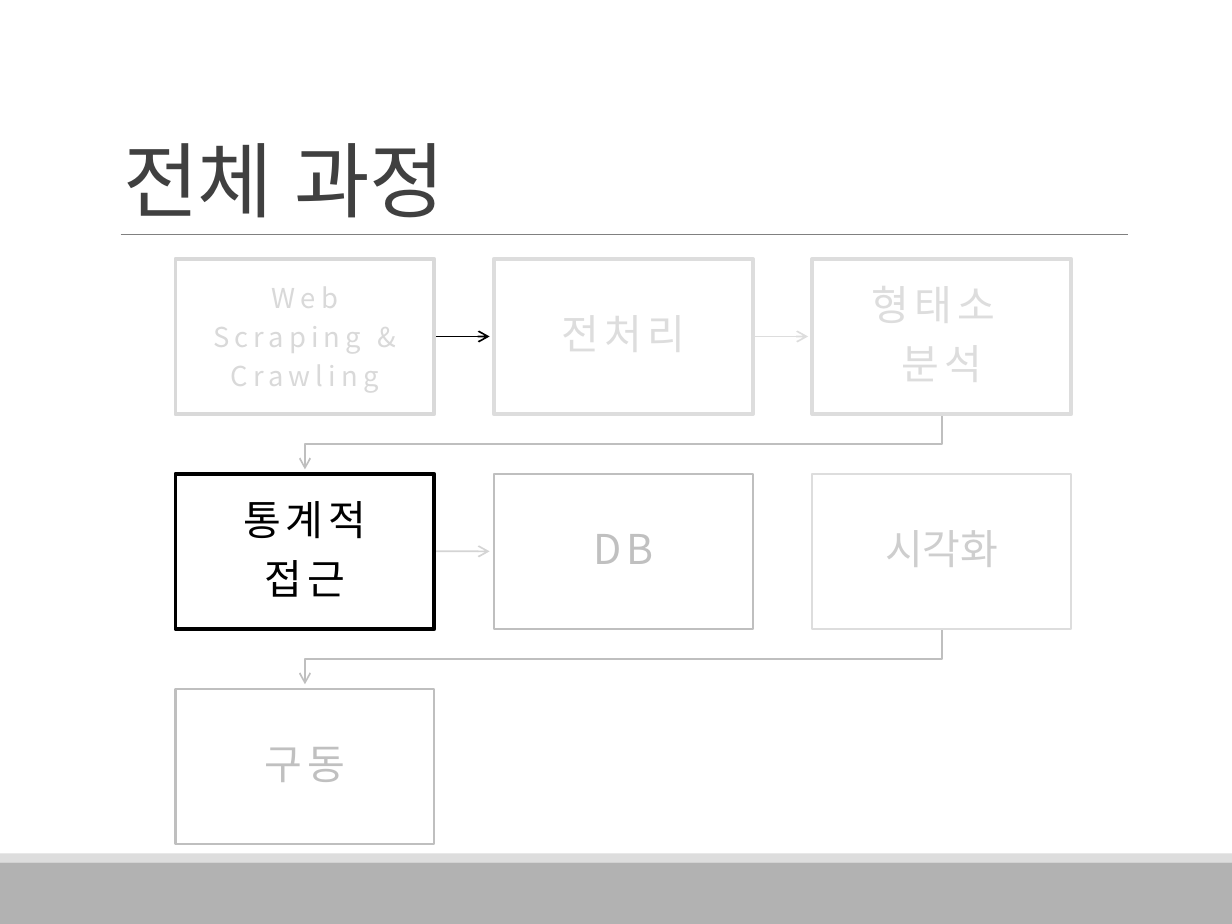
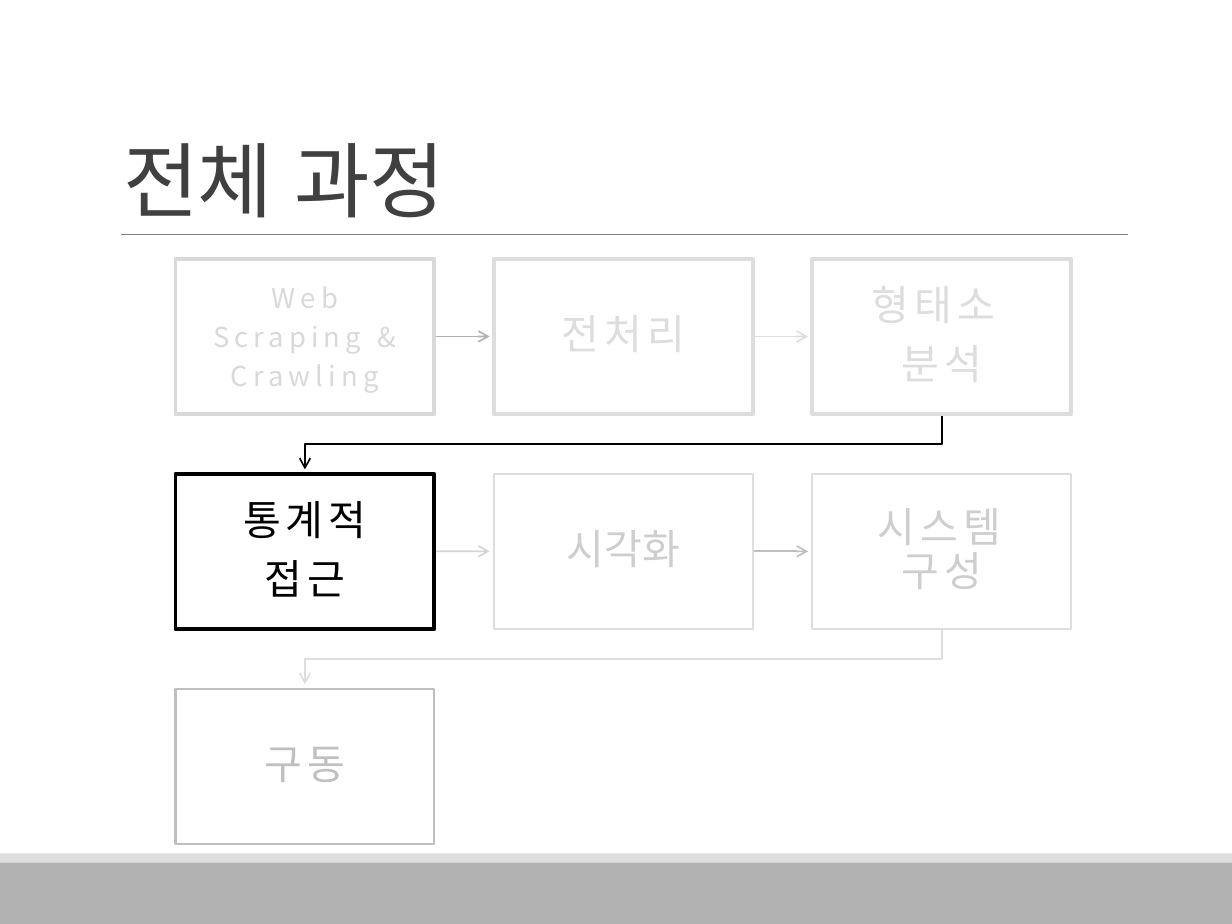
Before and after one commit to HaYongdae/issuewhatshow, a slide deck: slide 17 of doc/최종 PPT.pptx. Drawn at 1232x924 pixels with LibreOffice and Linux fonts; fonts in the diff are those of the drawing. Boxes give left, top, right and bottom in pixels: in the first picture for what was removed or moved away, otherwise in the second. Text is boxed around its words. In the diff, an @@ line names an element or a change of style, - is before the commit and + after.

```diff
--- a/doc/최종 PPT.pptx
+++ b/doc/최종 PPT.pptx
@@ freeform shape at [434,330,489,342]: outline #000000 1 pt to #B2B2B2 1 pt @@
@@ freeform shape at [306,414,942,469]: outline #BFBFBF 1 pt to #000000 1 pt @@
@@ text "시각화": place and size @@
-text "시각화" at [885,530,998,567]
+text "시각화" at [567,530,680,567]
@@ rectangle at [494,474,753,630]: outline #BFBFBF 1.25 pt to #DDDDDD 1.25 pt @@
@@ text added at [877,508,1001,589], 24 pt, text #CECECE @@
+시스템 구성
@@ text removed at [593,534,653,564] @@
-DB
@@ freeform shape at [753,546,808,558]: outline #FFFFFF 1 pt to #BFBFBF 1 pt @@
@@ freeform shape at [306,628,942,684]: outline #BFBFBF 1 pt to #DDDDDD 1 pt @@
```
Also in this commit, not shown: 20 other slides changed, 5 slides added, 9 slides removed.
